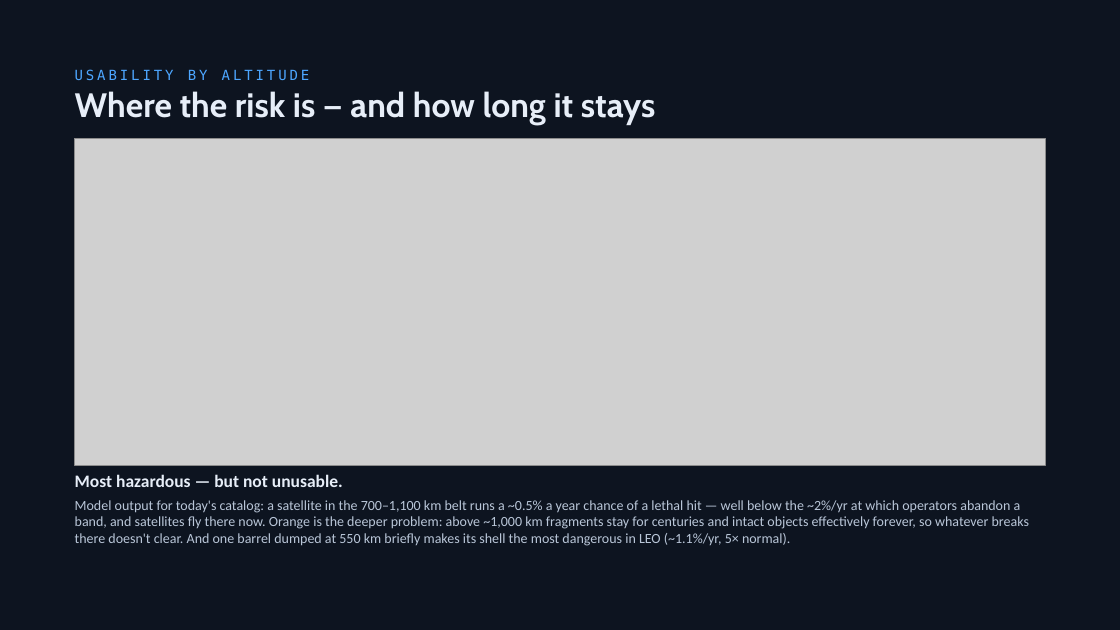
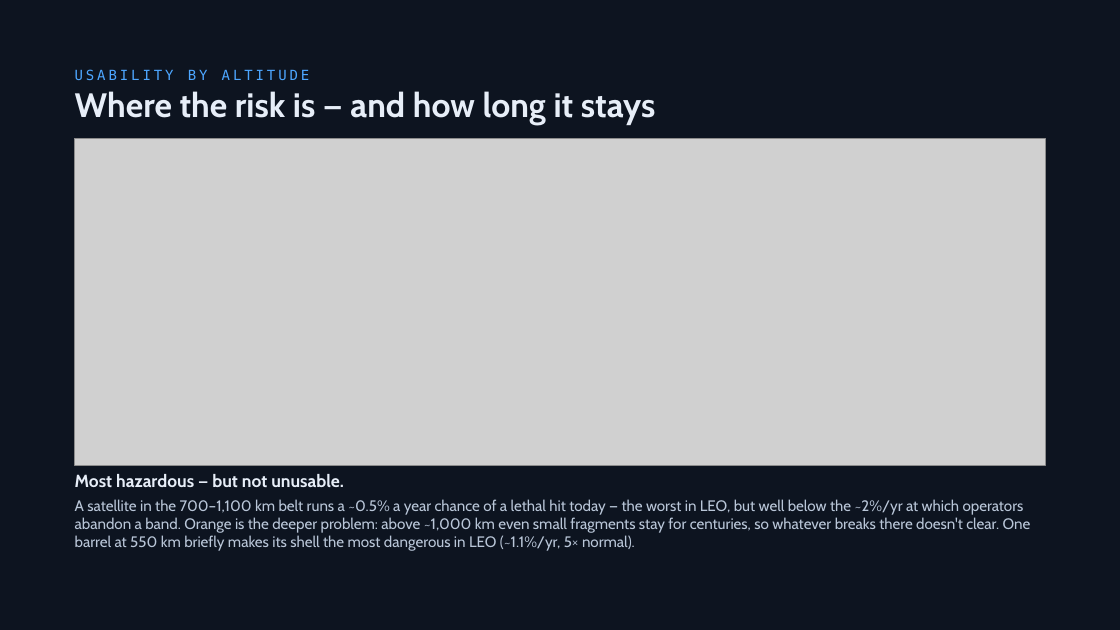
Before and after one commit to TimKadyrov/DebrisCascade, a slide deck: slide 13 of Barrel of Nails — Kessler Study.pptx. Drawn at 1120x630 pixels with LibreOffice and Linux fonts; fonts in the diff are those of the drawing; grey boxes stand for pictures. Boxes give left, top, right and bottom in pixels: in the first picture for what was removed or moved away, otherwise in the second. Text is boxed around its words. In the diff, an @@ line names an element or a change of style, - is before the commit and + after.

```diff
--- a/Barrel of Nails — Kessler Study.pptx
+++ b/Barrel of Nails — Kessler Study.pptx
@@ text at <box>75,474,344,487</box>: font Calibri to Cabin in "Most hazardous — but not unusable." @@
@@ text at <box>75,499,1031,551</box>: text changed; size 12 to 13 pt; font Calibri to Cabin @@
-Model output for today's catalog: a satellite in the 700–1,100 km belt runs a ~0.5% a year chance of a lethal hit — well below the ~2%/yr at which operators abandon a band, and satellites fly there now. Orange is the deeper problem: above ~1,000 km fragments stay for centuries and intact objects effectively forever, so whatever breaks there doesn't clear. And one barrel dumped at 550 km briefly makes its shell the most dangerous in LEO (~1.1%/yr, 5× normal).
+A satellite in the 700–1,100 km belt runs a ~0.5% a year chance of a lethal hit today — the worst in LEO, but well below the ~2%/yr at which operators abandon a band. Orange is the deeper problem: above ~1,000 km even small fragments stay for centuries, so whatever breaks there doesn't clear. One barrel at 550 km briefly makes its shell the most dangerous in LEO (~1.1%/yr, 5× normal).
```
Also in this commit, not shown: 10 other slides changed, 1 slide removed, 14 other files.
